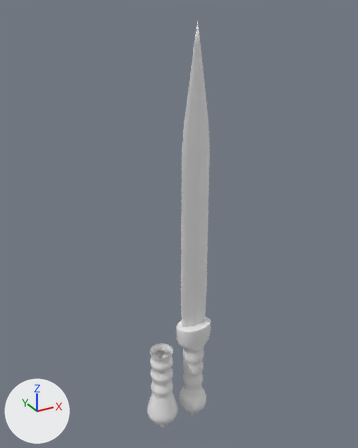
An edit to the FBX model Assets/Models/Items/weapon_gladius.fbx, drawn before and after from the same camera.
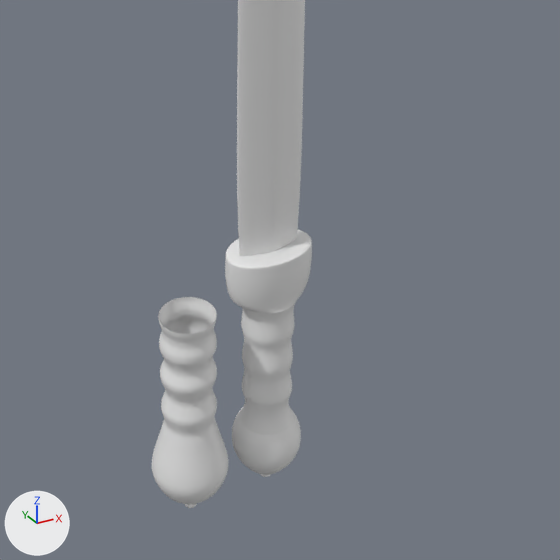
There are two pictures of each version: one whole from a 50 mm camera at (-8.97, -15.02, 17.28) aimed at (-0.47, 0.43, 9.56), one close up on the part from 24% to 86% of the width and 50% to 100% of the height. The lights are fixed; the arrows at lower left show +X, +Y and +Z. Where no turn or scale is listed for an object, it has been applied to the vertices.

The first close-up shows 'BezierCurve.001', 'Gladius.001'.
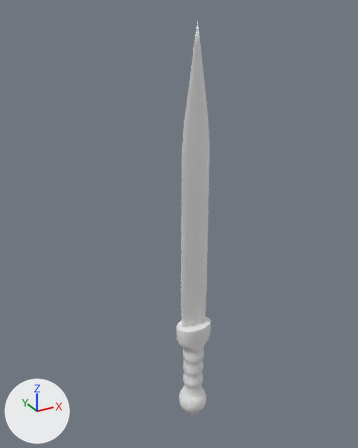
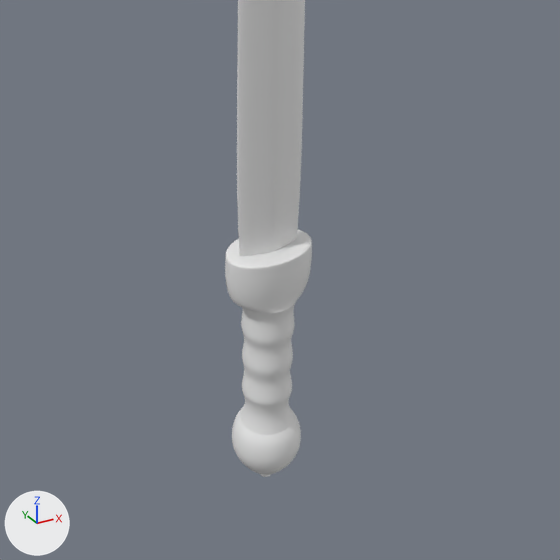
The newer file is also rescaled (x0.0375), turned or shifted as a whole; pictures and numbers use the older file's frame.

Changed parts and their boxes (x1, y1, x2, y2) in the close-ups (560 x 560 px):
```json
{"object": "BezierCurve.001", "change": "deleted", "before": [152, 297, 228, 508]}
```

Edits to the scene script, one JSON object a line:
```json
{"op": "remove", "block": "ob_beziercurve_001", "code": ["ob_beziercurve_001 = bpy.data.objects.new('BezierCurve.001', me_mesh_002)", "ob_beziercurve_001.location = (-1.54, 0.0, 3.09)"]}
```
